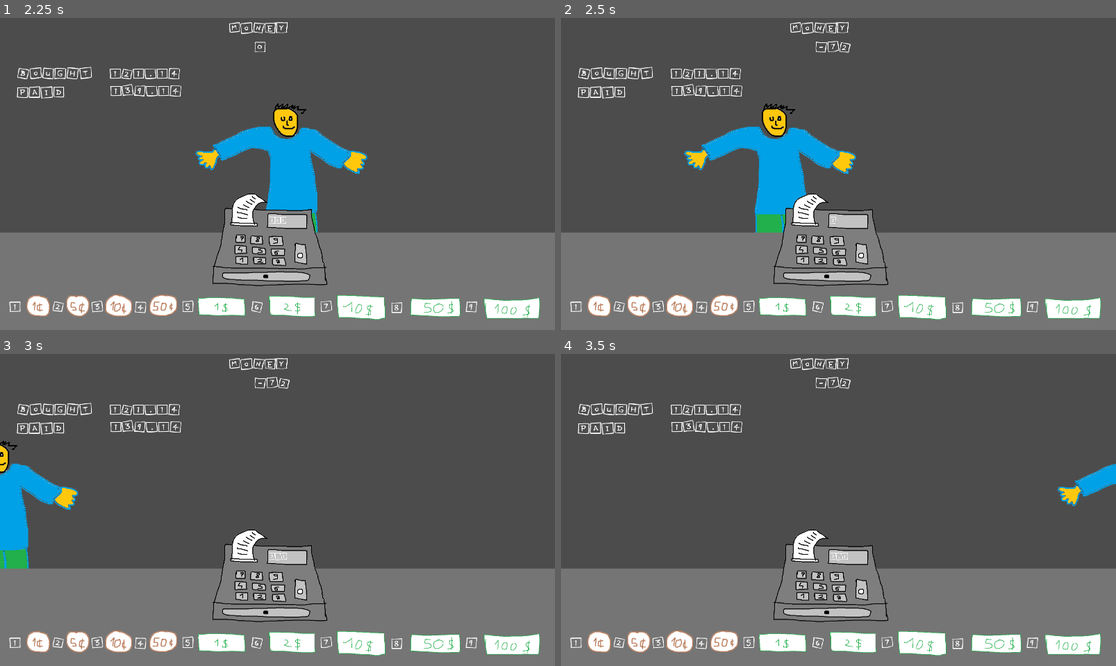
Above: before the commit, frames 1-4 (two rows, left to right).
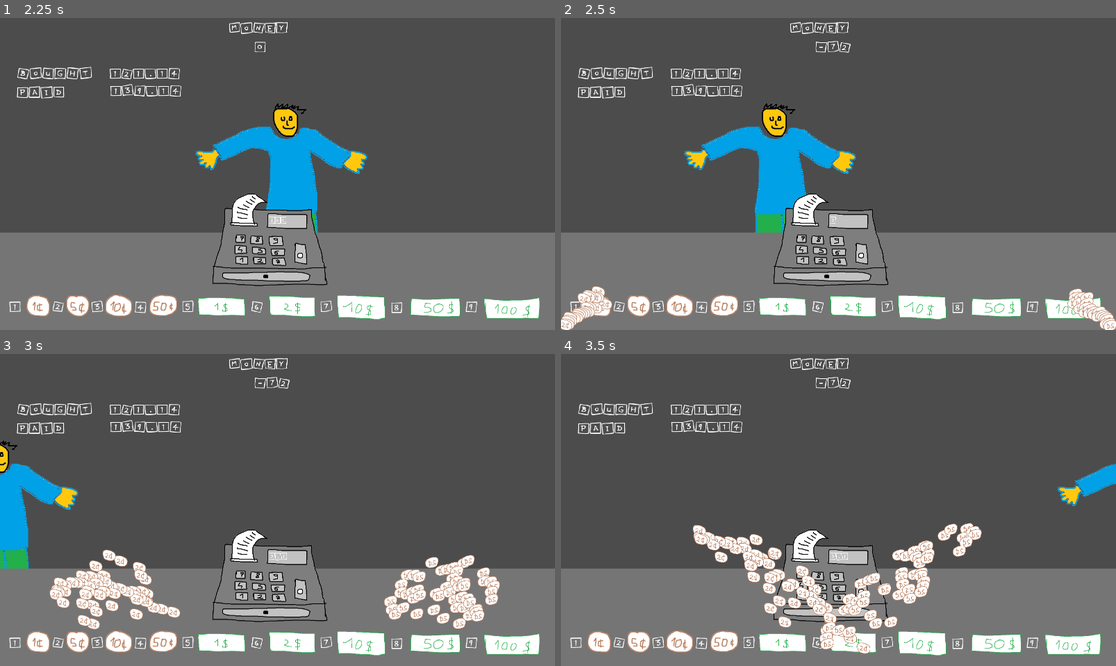
Above: after the commit, the same moments.

Repository: nathangranet/XxX_J4M_XxX
Game: Godot game, scene res://menu.tscn
Same seed, same stepped clock (60 frames per second), same inputs: the game is played once before the commit and once after it.
Inputs:
- Up to frame 1 (2.25 s): click "Play" at 0.5 s; tap Keypad 0 (pay) at 1.35 s; tap Enter at 2 s; tap Keypad 9 (100dol) at 2.1 s
- Up to frame 2 (2.5 s): tap Keypad 0 (pay) at 2.3 s
- Up to frame 3 (3 s): tap Keypad 3 (10cent) at 2.85 s
- Up to frame 4 (3.5 s): tap Keypad 0 (pay) at 3.05 s

Frame 1 is identical in both runs. In frame 2, 1.0% of the frame differs, in the area x 0-100%, y 85-100%; in frame 3, 4.6%; in frame 4, 4.7%, in the area x 23-76%, y 54-97%.

Commit message:
add insane feature

Diff:
--- a/Node2D.tscn
+++ b/Node2D.tscn
@@ -1,7 +1,22 @@
-[gd_scene load_steps=2 format=2]
+[gd_scene load_steps=3 format=2]
 
 [ext_resource path="res://jeu.tscn" type="PackedScene" id=1]
+[ext_resource path="res://omg_particle.tscn" type="PackedScene" id=2]
 
 [node name="Node2D" type="Node2D"]
 
 [node name="jeu" parent="." instance=ExtResource( 1 )]
+
+[node name="Particles2D" parent="." instance=ExtResource( 2 )]
+emitting = false
+one_shot = true
+preprocess = 0.0
+explosiveness = 0.8
+
+[node name="Particles2D2" parent="." instance=ExtResource( 2 )]
+position = Vector2( 1897.97, 1059.21 )
+scale = Vector2( -1, 1 )
+emitting = false
+one_shot = true
+preprocess = 0.0
+explosiveness = 0.8
--- a/jeu.gd
+++ b/jeu.gd
@@ -50,4 +50,6 @@
 		rendu = 0
 		$score2.text = String(score)
 		$AnimationPlayer.play("se_casse")
+		$Particles2D.emitting = true
+		$Particles2D2.emitting = true
 	$rendu.text = String(rendu)
--- a/jeu.tscn
+++ b/jeu.tscn
@@ -13,6 +13,7 @@
 [ext_resource path="res://ressource/coins/coinss1cent.png" type="Texture" id=11]
 [ext_resource path="res://ressource/dollar/coins10dol.png" type="Texture" id=12]
 [ext_resource path="res://ressource/dollar/coins100dol.png" type="Texture" id=13]
+[ext_resource path="res://omg_particle.tscn" type="PackedScene" id=14]
 
 [sub_resource type="Animation" id=1]
 resource_name = "débarque_dans_le_game"
@@ -304,3 +305,19 @@
 __meta__ = {
 "_edit_use_anchors_": false
 }
+
+[node name="Particles2D" parent="." instance=ExtResource( 14 )]
+emitting = false
+one_shot = true
+preprocess = 0.0
+speed_scale = 3.0
+explosiveness = 0.8
+
+[node name="Particles2D2" parent="." instance=ExtResource( 14 )]
+position = Vector2( 1902.93, 1068.98 )
+scale = Vector2( -1, 1 )
+emitting = false
+one_shot = true
+preprocess = 0.0
+speed_scale = 3.0
+explosiveness = 0.8
--- a/menu.tscn
+++ b/menu.tscn
@@ -34,6 +34,7 @@
 [ext_resource path="res://ressource/background.png" type="Texture" id=32]
 [ext_resource path="res://ressource/omg.png" type="Texture" id=33]
 [ext_resource path="res://ressource/[ONTIVA.COM]-No Copyright Epic Dubstep Premium Royalty Free Music-HQ.ogg" type="AudioStream" id=34]
+[ext_resource path="res://omg_particle.tscn" type="PackedScene" id=35]
 
 [sub_resource type="SpriteFrames" id=1]
 animations = [ {
@@ -148,13 +149,7 @@
 "_edit_use_anchors_": false
 }
 
-[node name="Particles2D" type="Particles2D" parent="."]
-position = Vector2( 12.6992, 1066.73 )
-amount = 50
-lifetime = 5.5
-preprocess = 6.0
-process_material = SubResource( 5 )
-texture = ExtResource( 3 )
+[node name="Particles2D" parent="." instance=ExtResource( 35 )]
 
 [node name="Particles2D2" type="Particles2D" parent="."]
 position = Vector2( 1903.03, 1065.05 )
--- /dev/null
+++ b/omg_particle.tscn
@@ -0,0 +1,21 @@
+[gd_scene load_steps=3 format=2]
+
+[ext_resource path="res://ressource/coins/coinss2cent.png" type="Texture" id=1]
+
+[sub_resource type="ParticlesMaterial" id=5]
+flag_disable_z = true
+direction = Vector3( 1, -1, 0 )
+spread = 15.0
+gravity = Vector3( 0, 98, 0 )
+initial_velocity = 350.0
+orbit_velocity = 0.0
+orbit_velocity_random = 0.0
+scale = 0.5
+
+[node name="Particles2D" type="Particles2D"]
+position = Vector2( 12.6992, 1066.73 )
+amount = 50
+lifetime = 5.5
+preprocess = 6.0
+process_material = SubResource( 5 )
+texture = ExtResource( 1 )
Not shown, added: export_presets.cfg
Not shown: 1 places in jeu.tscn that only renumber resources
Not shown: 1 places in menu.tscn that only renumber resources
